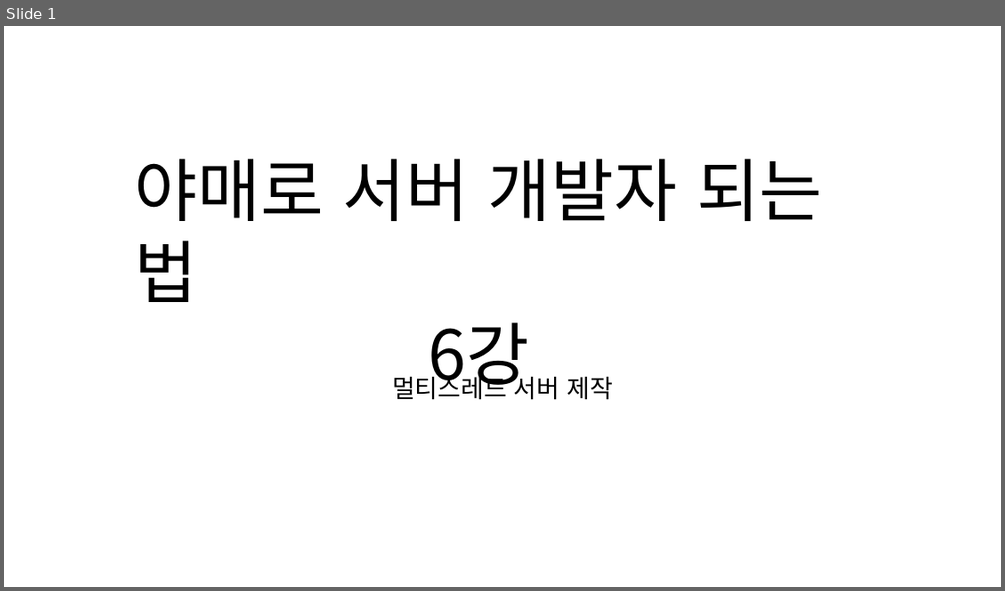
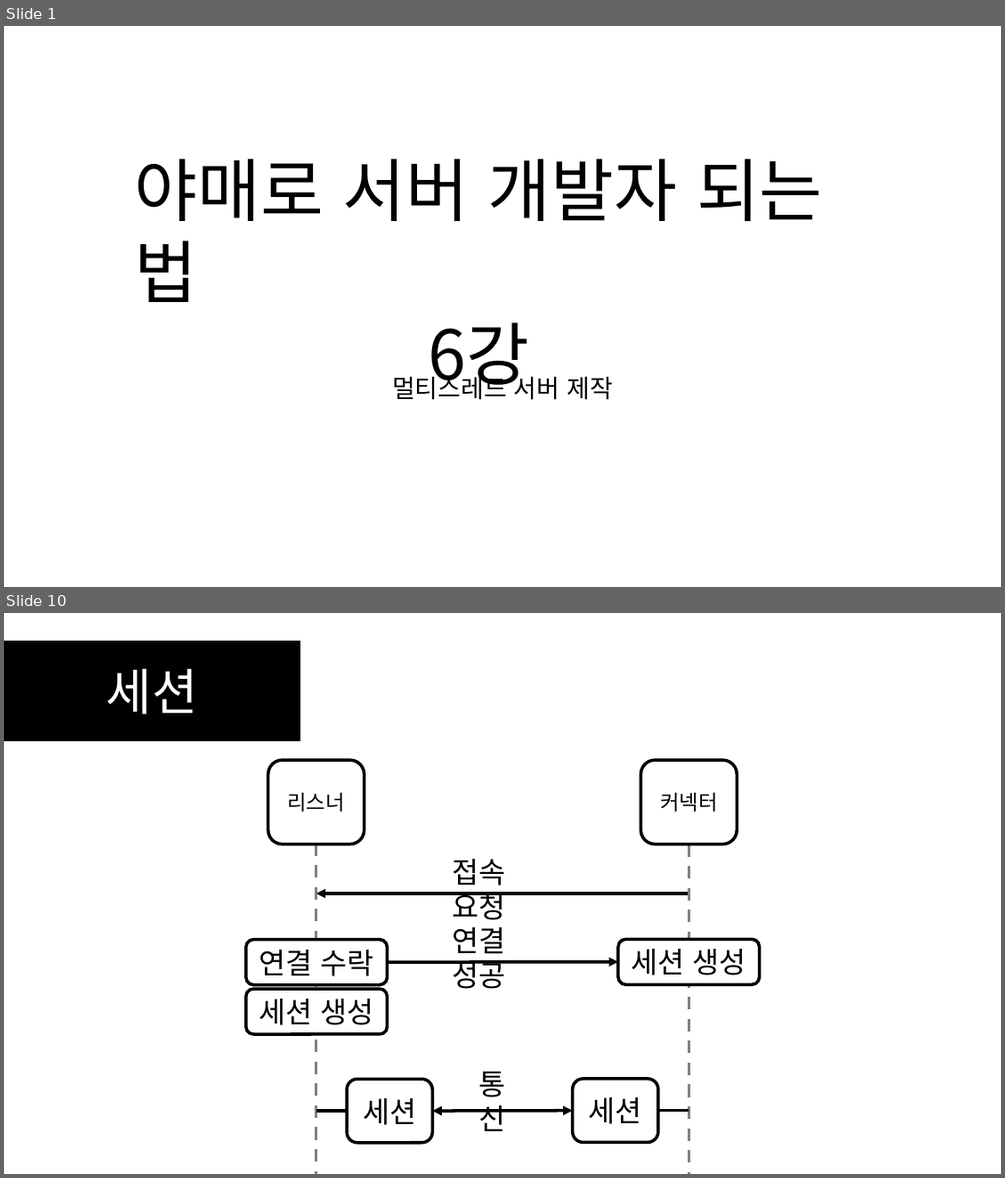
Before and after one commit to SEH00N/SDLU, a slide deck: ServerLecture/PT/6강 멀티스레드 서버 제작.pptx. Shown one above the other, each under a label of ours: slide 1 before the commit, slides 1 and 10 after it; the slides between them are not shown. The pictures are 1005x591 and 1005x1178 pixels, drawn with LibreOffice and Linux fonts; fonts in the diff are those of the drawing. Boxes give left, top, right and bottom in pixels: in the first picture for what was removed or moved away, otherwise in the second. Text is boxed around its words. In the diff, an @@ line names an element or a change of style, - is before the commit and + after.

```diff
--- a/ServerLecture/PT/6강 멀티스레드 서버 제작.pptx
+++ b/ServerLecture/PT/6강 멀티스레드 서버 제작.pptx
@@ slide 10 added at (4,613,1001,1174), background #FFFFFF @@
@@ rectangle added at (4,641,300,741), fill #000000, outline #000000 1 pt, 48 pt, text #FFFFFF @@
+세션
@@ rounded rectangle added at (268,761,364,844), fill #FFFFFF, outline #000000 3 pt, 20 pt, text #000000 @@
+리스너
@@ rounded rectangle added at (641,761,736,844), fill #FFFFFF, outline #000000 3 pt, 20 pt, text #000000 @@
+커넥터
@@ line added from (316, 844) to (316, 1174), #808080 3 pt dashed @@
@@ line added from (689, 844) to (689, 1174), #808080 3 pt dashed @@
@@ text added at (452,859,505,920), 28 pt, text #000000 @@
+접속 요청
@@ arrow added from (689, 893) to (316, 893), #000000 3 pt @@
@@ text added at (453,927,506,989), 28 pt, text #000000 @@
+연결 성공
@@ rounded rectangle added at (246,939,388,985), fill #FFFFFF, outline #000000 3 pt, 28 pt, text #000000 @@
+연결 수락
@@ rounded rectangle added at (618,939,760,985), fill #FFFFFF, outline #000000 3 pt, 28 pt, text #000000 @@
+세션 생성
@@ arrow added from (387, 962) to (618, 962), #000000 3 pt @@
@@ rounded rectangle added at (246,989,388,1034), fill #FFFFFF, outline #000000 3 pt, 28 pt, text #000000 @@
+세션 생성
@@ rounded rectangle added at (347,1078,432,1143), fill #FFFFFF, outline #000000 3 pt, 28 pt, text #000000 @@
+세션
@@ text added at (479,1070,506,1131), 28 pt, text #000000 @@
+통신
@@ rounded rectangle added at (573,1078,658,1143), fill #FFFFFF, outline #000000 3 pt, 28 pt, text #000000 @@
+세션
@@ line added from (347, 1111) to (316, 1111), #000000 3 pt @@
@@ double arrow added from (432, 1111) to (573, 1111), #000000 3 pt @@
@@ line added from (689, 1111) to (658, 1111), #000000 3 pt @@
```
Also in this commit, not shown: 37 other slides added, 2 slides removed, 1 other file.
